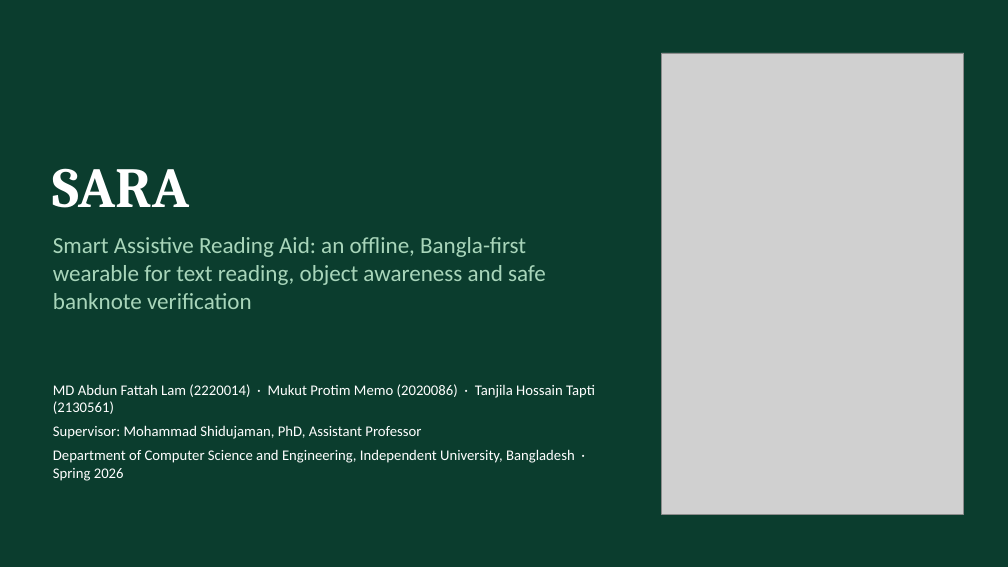
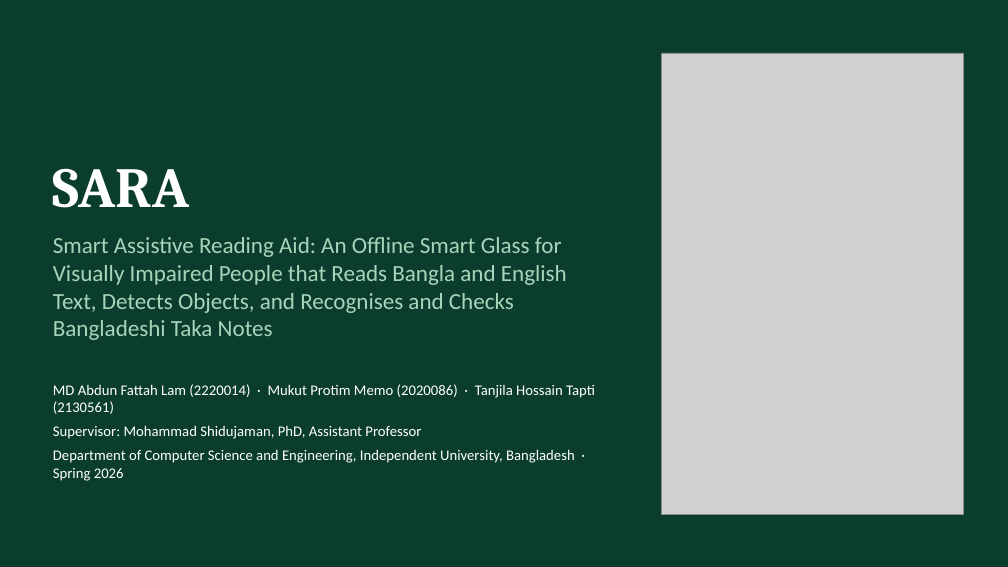
Before and after one commit to aflam330/Senior_project_wearable_glass_for_blind_people_using_ocr_and_ylo, a slide deck: slide 1 of Thesis Report and paper/thesis report/slides/SARA_Presentation.pptx. Drawn at 1008x567 pixels with LibreOffice and Linux fonts; fonts in the diff are those of the drawing; grey boxes stand for pictures. Boxes give left, top, right and bottom in pixels: in the first picture for what was removed or moved away, otherwise in the second. Text is boxed around its words. In the diff, an @@ line names an element or a change of style, - is before the commit and + after.

```diff
--- a/Thesis Report and paper/thesis report/slides/SARA_Presentation.pptx
+++ b/Thesis Report and paper/thesis report/slides/SARA_Presentation.pptx
@@ text at (53, 237, 567, 340): text changed @@
-Smart Assistive Reading Aid: an offline, Bangla-first wearable for text reading, object awareness and safe banknote verification
+Smart Assistive Reading Aid: An Offline Smart Glass for Visually Impaired People that Reads Bangla and English Text, Detects Objects, and Recognises and Checks Bangladeshi Taka Notes
```
Also in this commit, not shown: 1 other slide changed, 12 other files.
